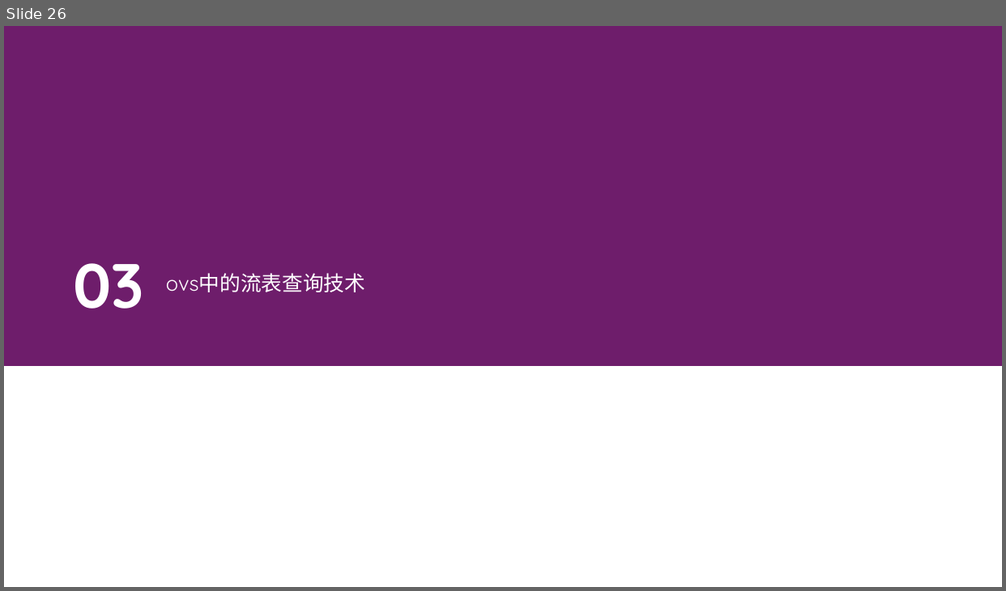
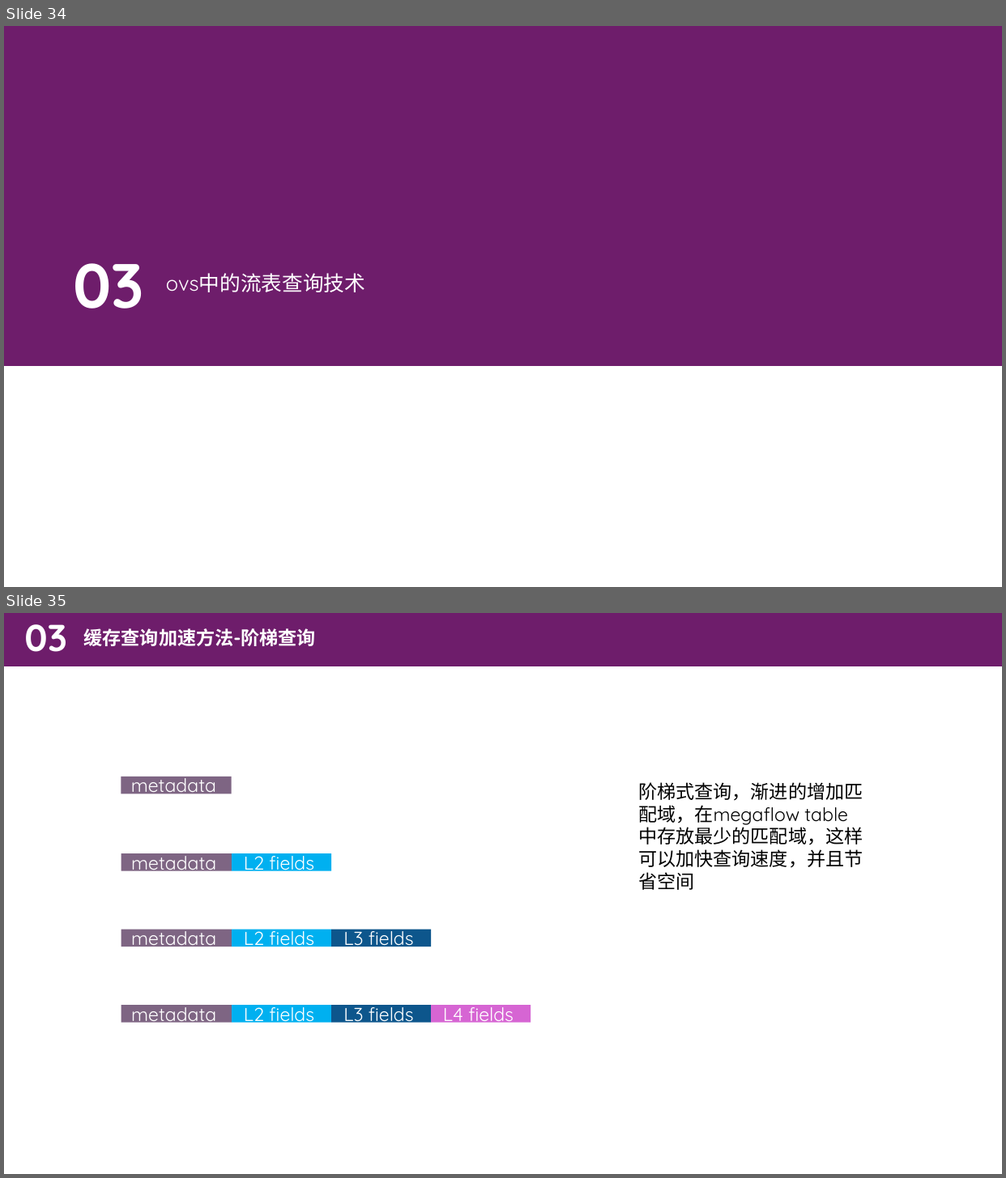
Before and after one commit to zhanghaooo/SDN-homework, a slide deck: homework11_9/SDN流表查询中的cache加速技术调查报告.pptx. Shown one above the other, each under a label of ours: slide 26 before the commit, slides 34 and 35 after it. The pictures are 1006x591 and 1006x1178 pixels, drawn with LibreOffice and Linux fonts; fonts in the diff are those of the drawing. Boxes give left, top, right and bottom in pixels: in the first picture for what was removed or moved away, otherwise in the second. Text is boxed around its words. In the diff, an @@ line names an element or a change of style, - is before the commit and + after.

```diff
--- a/homework11_9/SDN流表查询中的cache加速技术调查报告.pptx
+++ b/homework11_9/SDN流表查询中的cache加速技术调查报告.pptx
@@ slide 35 added at <box>4,613,1002,1174</box>, background #FFFFFF @@
@@ rectangle added at <box>4,613,1002,666</box>, fill #6D1D6B @@
@@ text added at <box>24,624,66,652</box>, 36 pt, text #FFFFFF, bold @@
+03
@@ text added at <box>84,628,316,646</box>, 18 pt, text #FFFFFF, bold @@
+缓存查询加速方法-阶梯查询
@@ rectangle added at <box>121,776,232,794</box>, fill #7E6583, 18 pt, text #FFFFFF @@
+metadata
@@ text added at <box>638,782,863,890</box>, 18 pt, text #000000 @@
+阶梯式查询，渐进的增加匹配域，在megaflow table中存放最少的匹配域，这样可以加快查询速度，并且节省空间
@@ rectangle added at <box>121,854,232,871</box>, fill #7E6583, 18 pt, text #FFFFFF @@
+metadata
@@ rectangle added at <box>232,854,331,871</box>, fill #00B0F0, 18 pt, text #FFFFFF @@
+L2 fields
@@ rectangle added at <box>121,930,232,947</box>, fill #7E6583, 18 pt, text #FFFFFF @@
+metadata
@@ rectangle added at <box>232,930,331,947</box>, fill #00B0F0, 18 pt, text #FFFFFF @@
+L2 fields
@@ rectangle added at <box>331,930,431,947</box>, fill #0D558C, 18 pt, text #FFFFFF @@
+L3 fields
@@ rectangle added at <box>121,1005,232,1023</box>, fill #7E6583, 18 pt, text #FFFFFF @@
+metadata
@@ rectangle added at <box>232,1005,331,1023</box>, fill #00B0F0, 18 pt, text #FFFFFF @@
+L2 fields
@@ rectangle added at <box>331,1005,431,1023</box>, fill #0D558C, 18 pt, text #FFFFFF @@
+L3 fields
@@ rectangle added at <box>431,1005,530,1023</box>, fill #D665D3, 18 pt, text #FFFFFF @@
+L4 fields
@@ what was slide 26 is now slide 34 @@
```
Also in this commit, not shown: 7 slides changed, 17 other slides added, 9 slides removed, 1 other file.
